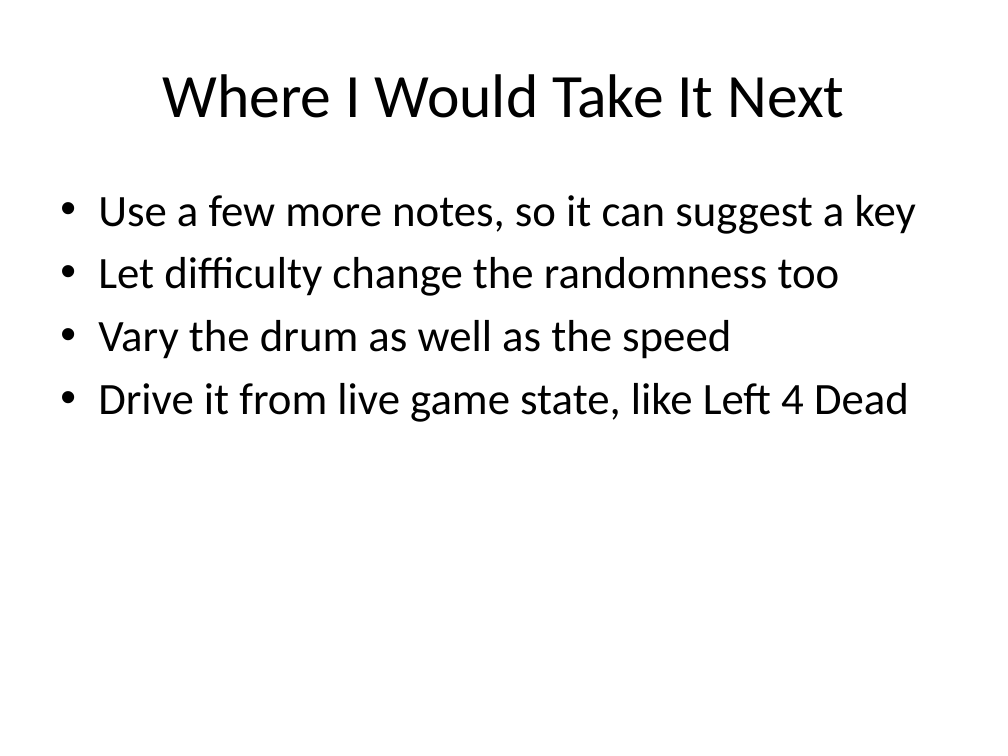
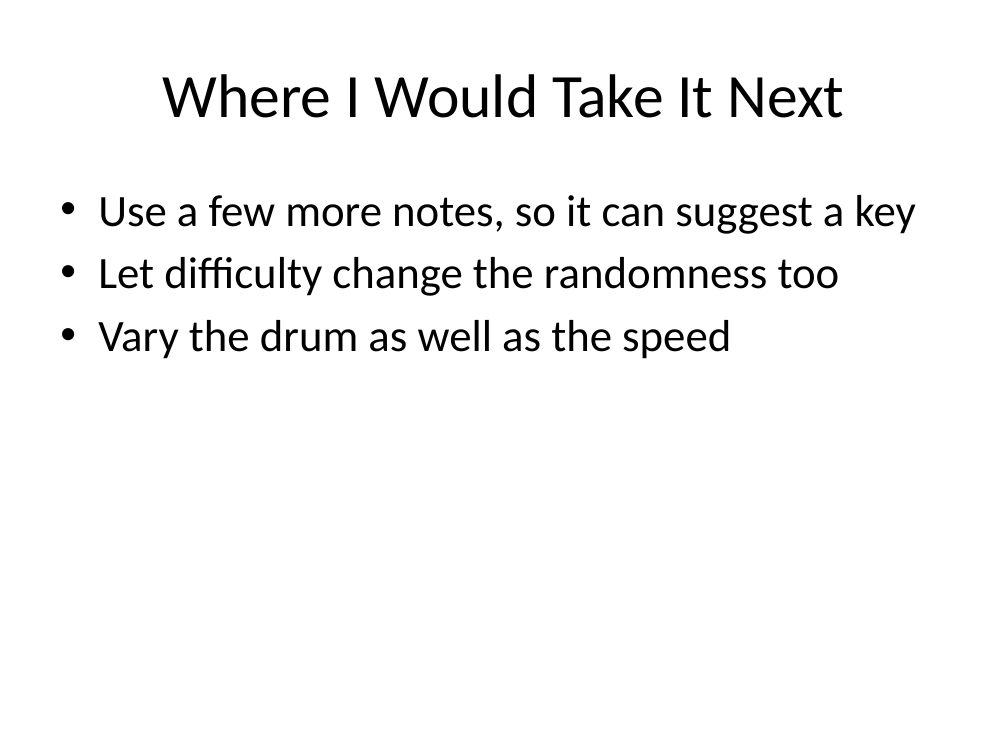
Before and after one commit to SUMMERxKx/musicGenerator, a slide deck: slide 11 of Presentation.pptx (slide 12 before the commit). Drawn at 1008x756 pixels with LibreOffice and Linux fonts; fonts in the diff are those of the drawing. Boxes give left, top, right and bottom in pixels: in the first picture for what was removed or moved away, otherwise in the second. Text is boxed around its words. In the diff, an @@ line names an element or a change of style, - is before the commit and + after.

```diff
--- a/Presentation.pptx
+++ b/Presentation.pptx
@@ text at (x1=98, y1=383, x2=909, y2=422): paragraph removed @@
-• Drive it from live game state, like Left 4 Dead
```
Also in this commit, not shown: 4 other slides changed, 1 slide removed, 3 other files.
